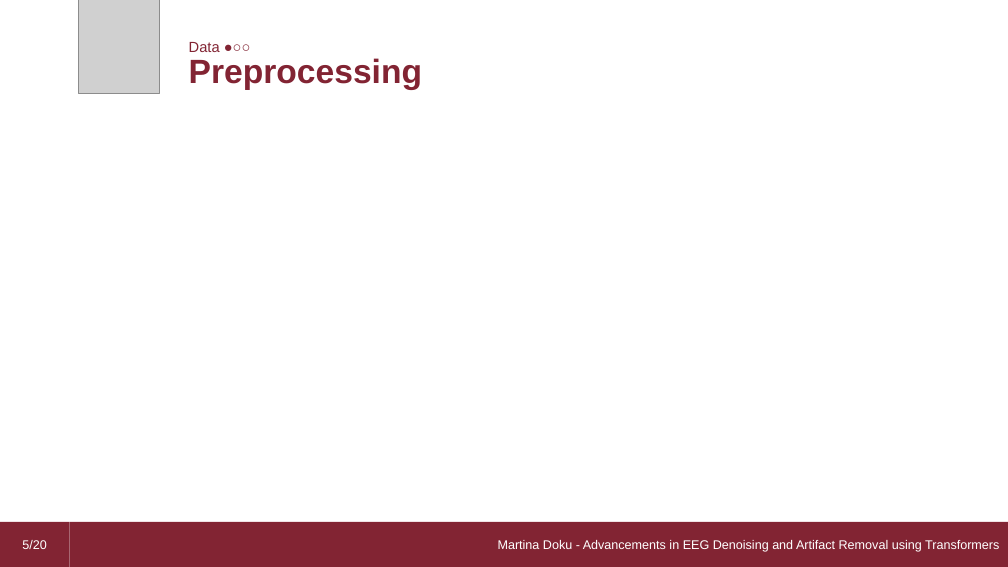
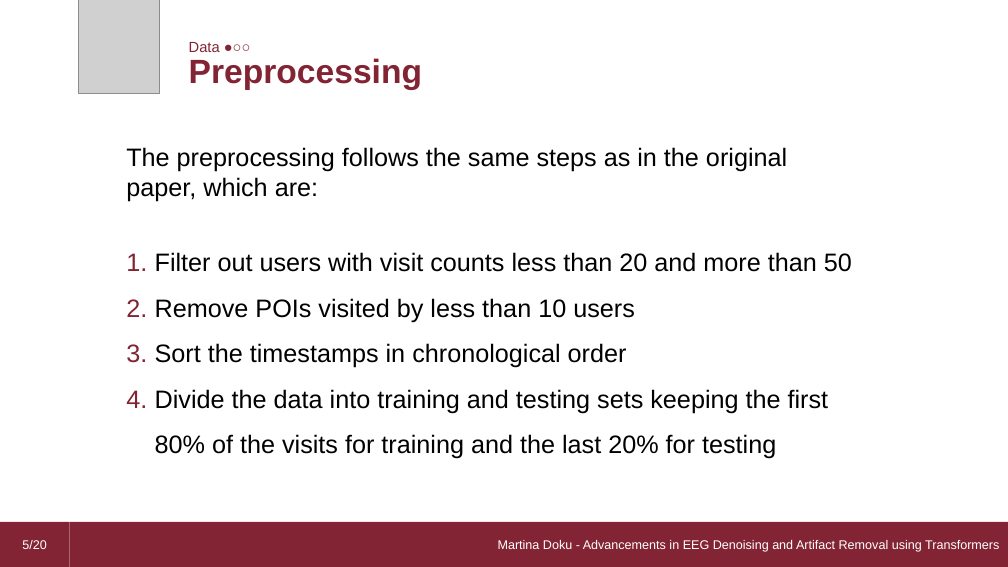
Before and after one commit to dario-loi/foursquare, a slide deck: slide 5 of presentation.pptm. Drawn at 1008x567 pixels with LibreOffice and Linux fonts; fonts in the diff are those of the drawing; grey boxes stand for pictures. Boxes give left, top, right and bottom in pixels: in the first picture for what was removed or moved away, otherwise in the second. Text is boxed around its words. In the diff, an @@ line names an element or a change of style, - is before the commit and + after.

```diff
--- a/presentation.pptm
+++ b/presentation.pptm
@@ text added at (126,147,852,459), 24 pt, text #000000 @@
+The preprocessing follows the same steps as in the original paper, which are:
+1. Filter out users with visit counts less than 20 and more than 50
+2. Remove POIs visited by less than 10 users
+3. Sort the timestamps in chronological order
+4. Divide the data into training and testing sets keeping the first 80% of the visits for training and the last 20% for testing
```
Also in this commit, not shown: 3 other slides changed.
